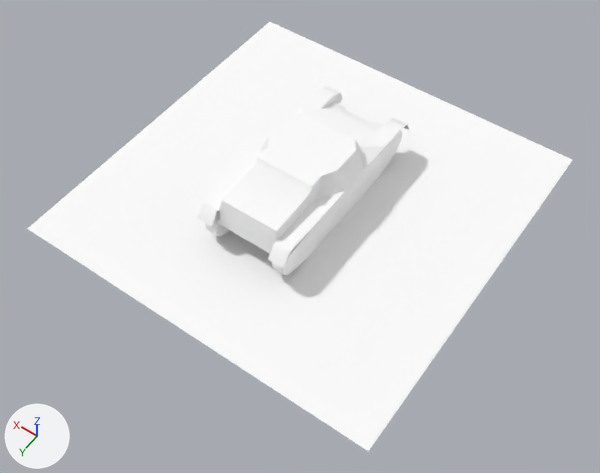
A saved change to the Blender file assets_source/pz1b.blend.
Both versions are drawn from a 50 mm camera at (-6.36, 9.22, 12.88) aimed at (-0.45, 0.95, -0.12). The lights are fixed; the arrows at lower left show +X, +Y and +Z.

The first picture shows 'Plane', 'a'.
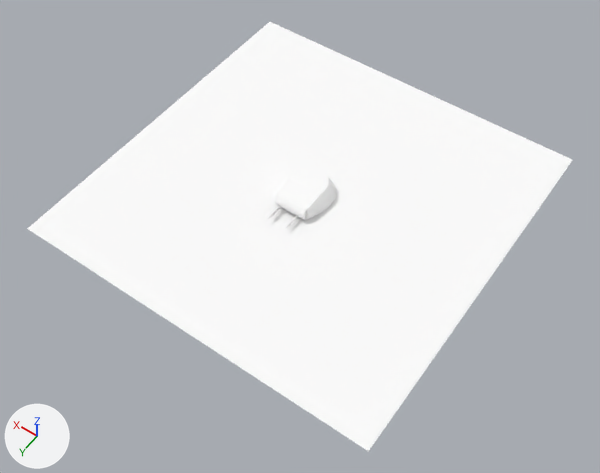
The change, as a diff of the scene's bpy script:
```diff
--- a/assets_source/pz1b.blend.py
+++ b/assets_source/pz1b.blend.py
@@ me_hullmesh @@
 me_hullmesh.from_pydata(...)  # 87 vertices, 66 faces; spans x 0.0..1.01, y -2.17..2.25, z 0.01..1.39
 # used by ob_a; location = (0.0, 0.0, 0.0)
+# me_hullmesh part 1: the whole mesh is turned 180 degrees about the z axis through the mesh origin
 me_hullmesh.materials.append(mat_material_shadowed)
@@ ob_a @@
 _m = ob_a.modifiers.new('Triangulate', 'TRIANGULATE')
 _m.quad_method = 'BEAUTY'
+ob_a.hide_render = True
@@ ob_aa @@
 ob_aa.parent = ob_a
-ob_aa.location = (-0.188, 0.0, 1.747)
+ob_aa.location = (0.0, 0.0, 0.0)
 _m = ob_aa.modifiers.new('Mirror', 'MIRROR')
@@ ob_aa @@
 _m = ob_aa.modifiers.new('EdgeSplit', 'EDGE_SPLIT')
 _m.use_edge_angle = False
-ob_aa.hide_render = True
```

Location of each change, [x1, y1, x2, y2] in pixels of the pictures (600 x 473 px):
'a', hidden
    before: [198, 86, 409, 275]
'aa', shown
    after: [268, 166, 336, 228]
